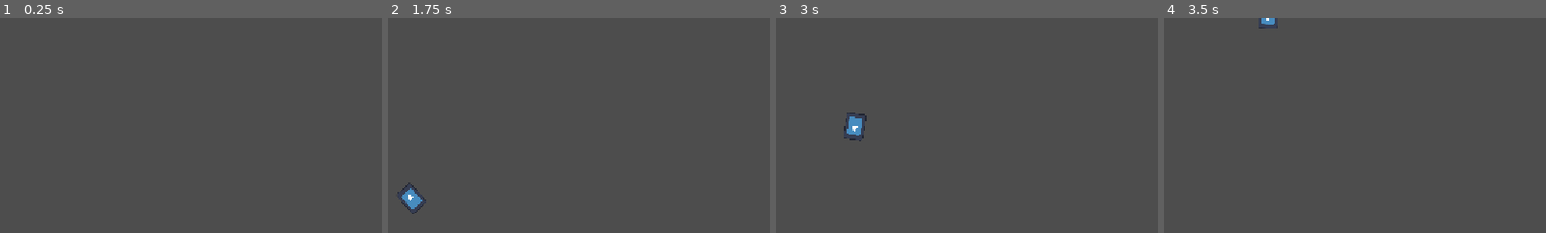
Above: before the commit, frames 1-4 (left to right).
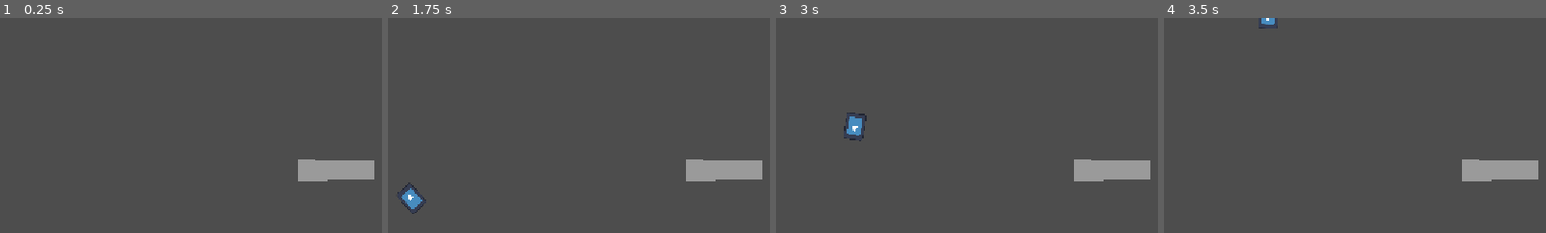
Above: after the commit, the same moments.

Repository: TAL-Trent/SSJamF2026
Game: Godot game, scene res://Test Scene.tscn
Two runs of this game, one before a commit and one after it. Both use one fixed random seed, a clock stepped at 60 frames per second and the inputs below. The engine's default icon, where the game draws it, is replaced by a stand-in: a white triangle on a blue panel in a dark square.
Inputs:
- Up to frame 1 (0.25 s): no input
- Up to frame 2 (1.75 s): hold Right (right) 0.53-1.28 s; hold Space (jump) 0.53-1.28 s; hold Left (left) from 1.28 s (still down); tap Space (jump) at 1.35, 1.52 s
- Up to frame 3 (3 s): tap Space (jump) at 1.82, 2.85 s; release Left (left) at 2.03 s; hold Space (jump) 2.03-2.78 s; hold Right (right) from 2.03 s (still down)
- Up to frame 4 (3.5 s): keep holding Right (right); tap Space (jump) at 3.02, 3.32 s
The pictures show only the part of the screen within x 32-82%, y 9-59%; the shares and areas given below are measured in that part.

The runs differ from the first frame. In frame 1, 1.9% of the frame differs, in the area x 78-98%, y 65-76%; in frame 2, 1.9%; in frame 3, 1.9%; in frame 4, 1.9%.

Commit message:
duplicated test scene

Diff:
--- a/jank/Test Scene.tscn
+++ b/jank/Test Scene.tscn
@@ -116,3 +116,16 @@
 [node name="CollisionShape2D" type="CollisionShape2D" parent="Chunk1" unique_id=1848147505]
 position = Vector2(-90, 312)
 shape = SubResource("RectangleShape2D_48r1q")
+
+[node name="Chunk2" type="StaticBody2D" parent="." unique_id=1770343159]
+position = Vector2(973, -26)
+
+[node name="Polygon2D" type="Polygon2D" parent="Chunk2" unique_id=348608480]
+position = Vector2(-36.000015, 295)
+scale = Vector2(0.2373221, 0.3597568)
+color = Color(0.6073017, 0.60730165, 0.60730165, 1)
+polygon = PackedVector2Array(1.8955078, 6.378113, -488.1045, 2.3781128, -491.1045, 92.37811, -2.1044922, 85.37811)
+
+[node name="CollisionShape2D" type="CollisionShape2D" parent="Chunk2" unique_id=776974233]
+position = Vector2(-90, 312)
+shape = SubResource("RectangleShape2D_48r1q")
--- /dev/null
+++ b/jank/Test Scene2 Script.gd
@@ -0,0 +1,36 @@
+extends Node
+
+@export var Player: RigidBody2D
+
+func _input(event):
+	if event.is_action_pressed("jump"):
+		var myForce: Vector2
+		myForce.x = 0;
+		myForce.y = -500;
+		#Player.apply_force(myForce)
+		Player.apply_impulse(myForce);
+		print("Jumped!")
+	if event.is_action_pressed("left"):
+		var myForce: Vector2
+		myForce.x = -200;
+		myForce.y = 0;
+		#Player.apply_force(myForce)
+		Player.apply_impulse(myForce);
+	if event.is_action_pressed("right"):
+		var myForce: Vector2
+		myForce.x = 200;
+		myForce.y = 0;
+		#Player.apply_force(myForce)
+		Player.apply_impulse(myForce);
+
+
+
+
+# Called when the node enters the scene tree for the first time.
+func _ready() -> void:
+	pass # Replace with function body.
+
+
+# Called every frame. 'delta' is the elapsed time since the previous frame.
+func _process(delta: float) -> void:
+	pass
--- /dev/null
+++ b/jank/Test Scene2.tscn
@@ -0,0 +1,131 @@
+[gd_scene format=3 uid="uid://bq0b4qoobege0"]
+
+[ext_resource type="Script" uid="uid://cug0bi0ldored" path="res://Test Scene Script.gd" id="1_4t0cu"]
+[ext_resource type="Texture2D" uid="uid://dy56y0s7l3b3y" path="res://icon.svg" id="2_4v4xi"]
+
+[sub_resource type="CircleShape2D" id="CircleShape2D_cxiam"]
+radius = 19.026299
+
+[sub_resource type="CircleShape2D" id="CircleShape2D_oym00"]
+radius = 369.5416
+
+[sub_resource type="RectangleShape2D" id="RectangleShape2D_cxiam"]
+size = Vector2(1125, 30)
+
+[sub_resource type="RectangleShape2D" id="RectangleShape2D_2v4n4"]
+size = Vector2(31, 636)
+
+[sub_resource type="RectangleShape2D" id="RectangleShape2D_48r1q"]
+size = Vector2(126, 30)
+
+[node name="Node2D" type="Node2D" unique_id=965193724 node_paths=PackedStringArray("Player")]
+script = ExtResource("1_4t0cu")
+Player = NodePath("Player")
+
+[node name="Player" type="RigidBody2D" parent="." unique_id=272158072]
+position = Vector2(268, 187)
+constant_force = Vector2(0, -300)
+constant_torque = 2.13
+
+[node name="CollisionShape2D" type="CollisionShape2D" parent="Player" unique_id=666665252]
+position = Vector2(0, 2)
+shape = SubResource("CircleShape2D_cxiam")
+
+[node name="Icon" type="Sprite2D" parent="Player/CollisionShape2D" unique_id=1676920389]
+position = Vector2(7.6293945e-06, 0.9999943)
+scale = Vector2(0.2304688, 0.3125001)
+texture = ExtResource("2_4v4xi")
+
+[node name="StaticBody2D" type="StaticBody2D" parent="." unique_id=1567737292]
+position = Vector2(779, 519)
+scale = Vector2(0.5, 0.5)
+
+[node name="CollisionShape2D" type="CollisionShape2D" parent="StaticBody2D" unique_id=362083452]
+scale = Vector2(0.5, 0.5)
+shape = SubResource("CircleShape2D_oym00")
+
+[node name="Icon" type="Sprite2D" parent="StaticBody2D/CollisionShape2D" unique_id=444570]
+position = Vector2(11.999931, -1.9999084)
+scale = Vector2(4.6875, 4.406251)
+texture = ExtResource("2_4v4xi")
+
+[node name="Line2D" type="Line2D" parent="StaticBody2D/CollisionShape2D" unique_id=1181462710]
+points = PackedVector2Array(-365, -34, -297, -214, -127, -337, 95, -360, 291, -242, 360, -83, 364, 51, 345, 125, 296, 211, 215, 301, 124, 345, -28, 363, -173, 314, -266, 247, -336, 124, -372, -22)
+
+[node name="Floor" type="StaticBody2D" parent="." unique_id=1060266912]
+position = Vector2(880, 168)
+
+[node name="Polygon2D" type="Polygon2D" parent="Floor" unique_id=1738322572]
+position = Vector2(258.6361, 451.14447)
+scale = Vector2(2.3022308, 0.3597568)
+color = Color(0.6073017, 0.60730165, 0.60730165, 1)
+polygon = PackedVector2Array(1.8955078, 6.378113, -488.1045, 2.3781128, -491.1045, 92.37811, -2.1044922, 85.37811)
+
+[node name="CollisionShape2D" type="CollisionShape2D" parent="Floor" unique_id=1904054581]
+position = Vector2(-303.5, 477)
+shape = SubResource("RectangleShape2D_cxiam")
+
+[node name="wallLeft" type="StaticBody2D" parent="." unique_id=1933933877]
+position = Vector2(880, 168)
+
+[node name="Polygon2D" type="Polygon2D" parent="wallLeft" unique_id=1698824866]
+position = Vector2(-835.1139, -172.69963)
+scale = Vector2(0.060113497, 7.0222216)
+color = Color(0.6073017, 0.60730165, 0.60730165, 1)
+polygon = PackedVector2Array(1.8955078, 6.378113, -488.1045, 2.3781128, -491.1045, 92.37811, -2.1044922, 85.37811)
+
+[node name="CollisionShape2D" type="CollisionShape2D" parent="wallLeft" unique_id=437923831]
+position = Vector2(-847.5, 169)
+shape = SubResource("RectangleShape2D_2v4n4")
+
+[node name="wallLeft2" type="StaticBody2D" parent="." unique_id=930569930]
+position = Vector2(1993, 156)
+
+[node name="Polygon2D" type="Polygon2D" parent="wallLeft2" unique_id=1263886810]
+position = Vector2(-835.1139, -172.69963)
+scale = Vector2(0.060113497, 7.0222216)
+color = Color(0.6073017, 0.60730165, 0.60730165, 1)
+polygon = PackedVector2Array(1.8955078, 6.378113, -488.1045, 2.3781128, -491.1045, 92.37811, -2.1044922, 85.37811)
+
+[node name="CollisionShape2D" type="CollisionShape2D" parent="wallLeft2" unique_id=1145334264]
+position = Vector2(-847.5, 169)
+shape = SubResource("RectangleShape2D_2v4n4")
+
+[node name="Floor2" type="StaticBody2D" parent="." unique_id=103161666]
+position = Vector2(882, -457)
+
+[node name="Polygon2D" type="Polygon2D" parent="Floor2" unique_id=83244311]
+position = Vector2(258.6361, 451.14447)
+scale = Vector2(2.3022308, 0.3597568)
+color = Color(0.6073017, 0.60730165, 0.60730165, 1)
+polygon = PackedVector2Array(1.8955078, 6.378113, -488.1045, 2.3781128, -491.1045, 92.37811, -2.1044922, 85.37811)
+
+[node name="CollisionShape2D" type="CollisionShape2D" parent="Floor2" unique_id=1423467569]
+position = Vector2(-303.5, 477)
+shape = SubResource("RectangleShape2D_cxiam")
+
+[node name="Chunk1" type="StaticBody2D" parent="." unique_id=1902447649]
+position = Vector2(1174, -147)
+
+[node name="Polygon2D" type="Polygon2D" parent="Chunk1" unique_id=881651029]
+position = Vector2(-36.000015, 295)
+scale = Vector2(0.2373221, 0.3597568)
+color = Color(0.6073017, 0.60730165, 0.60730165, 1)
+polygon = PackedVector2Array(1.8955078, 6.378113, -488.1045, 2.3781128, -491.1045, 92.37811, -2.1044922, 85.37811)
+
+[node name="CollisionShape2D" type="CollisionShape2D" parent="Chunk1" unique_id=1848147505]
+position = Vector2(-90, 312)
+shape = SubResource("RectangleShape2D_48r1q")
+
+[node name="Chunk2" type="StaticBody2D" parent="." unique_id=1770343159]
+position = Vector2(973, -26)
+
+[node name="Polygon2D" type="Polygon2D" parent="Chunk2" unique_id=348608480]
+position = Vector2(-36.000015, 295)
+scale = Vector2(0.2373221, 0.3597568)
+color = Color(0.6073017, 0.60730165, 0.60730165, 1)
+polygon = PackedVector2Array(1.8955078, 6.378113, -488.1045, 2.3781128, -491.1045, 92.37811, -2.1044922, 85.37811)
+
+[node name="CollisionShape2D" type="CollisionShape2D" parent="Chunk2" unique_id=776974233]
+position = Vector2(-90, 312)
+shape = SubResource("RectangleShape2D_48r1q")
Not shown, added: jank/Test Scene2 Script.gd.uid
